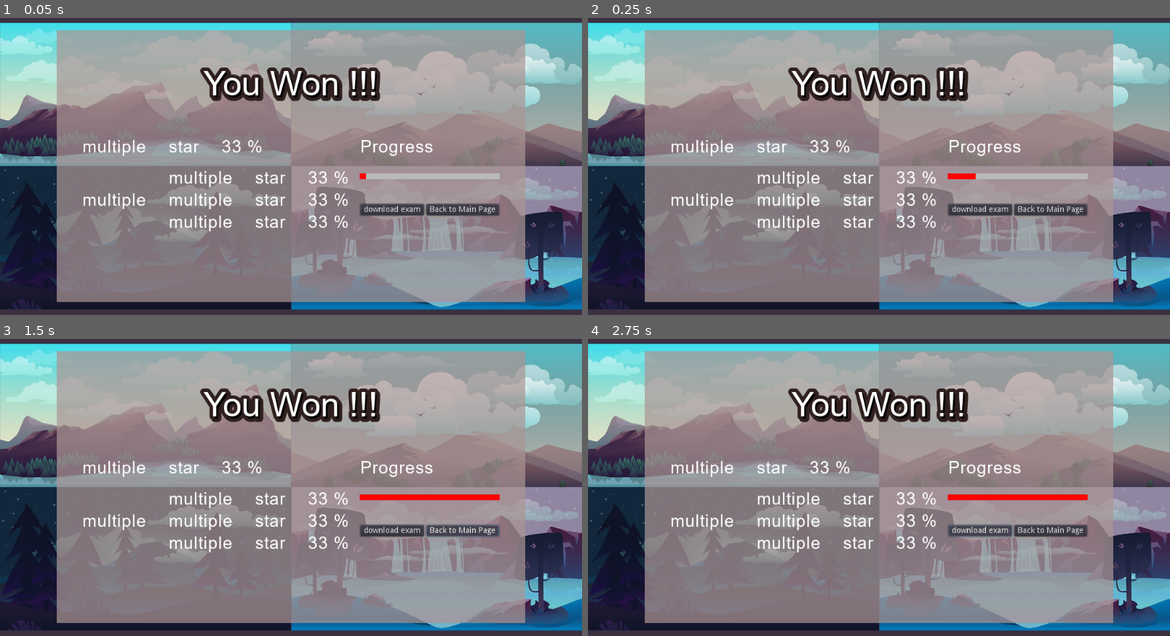
Above: before the commit, frames 1-4 (two rows, left to right).
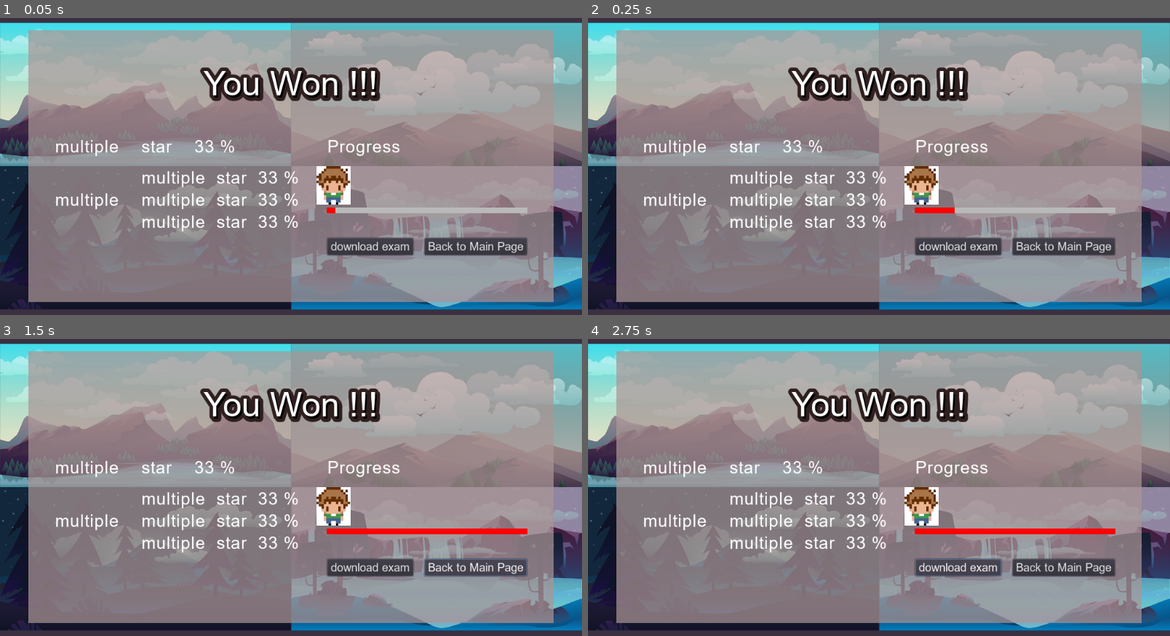
Above: after the commit, the same moments.

Repository: lawrence0510/Grduation_Repository
Game: Godot game, scene res://Scene/ResultPage.tscn
Two runs of this game, one before a commit and one after it. Both use one fixed random seed, a clock stepped at 60 frames per second and the inputs below. The project has no main scene, so this scene is started directly.
Inputs:
- Up to frame 1 (0.05 s): no input
- Up to frame 2 (0.25 s): no input
- Up to frame 3 (1.5 s): click "Back to Main Page" at 1.25 s
- Up to frame 4 (2.75 s): click "download exam" at 2 s

The runs differ from the first frame. In frame 1, 15% of the frame differs, in the area x 4-96%, y 4-96%; in frame 2, 15%; in frame 3, 15%; in frame 4, 15%.
Error before the commit: Invalid get index 'value' (on base: 'null instance'). (res://Scene/ResultPage.gd:10)

Commit message:
修改資料夾

Diff:
--- a/frontend/kerwin/Scene/ResultPage.gd
+++ b/frontend/kerwin/Scene/ResultPage.gd
@@ -7,4 +7,3 @@
 
 func _on_Timer_timeout():
 	$MarginContainer/VBoxContainer/HBoxContainer/VBoxContainer2/ProgressBar.value += 1
-	$MarginContainer/VBoxContainer/HBoxContainer/VBoxContainer2/TextureProgress.value += 1
--- a/frontend/kerwin/Scene/ResultPage.tscn
+++ b/frontend/kerwin/Scene/ResultPage.tscn
@@ -1,8 +1,10 @@
-[gd_scene load_steps=8 format=2]
+[gd_scene load_steps=12 format=2]
 
 [ext_resource path="res://Pic/Free-Horizontal-2D-Game-Backgrounds-2.jpg" type="Texture" id=1]
 [ext_resource path="res://ARIAL.TTF" type="DynamicFontData" id=2]
+[ext_resource path="res://Pic/pixel-image-game-avatar-character-for-assets-vector-38164722.jpg" type="Texture" id=3]
 [ext_resource path="res://Scene/ResultPage.gd" type="Script" id=4]
+[ext_resource path="res://Scene/UserProgress.gd" type="Script" id=5]
 
 [sub_resource type="DynamicFont" id=1]
 size = 60
@@ -22,6 +24,14 @@
 [sub_resource type="StyleBoxLine" id=4]
 color = Color( 0.72549, 0.72549, 0.72549, 1 )
 thickness = 10
+
+[sub_resource type="DynamicFont" id=5]
+size = 20
+font_data = ExtResource( 2 )
+
+[sub_resource type="DynamicFont" id=6]
+size = 20
+font_data = ExtResource( 2 )
 
 [node name="Result_page" type="Control"]
 anchor_right = 1.0
@@ -37,31 +47,31 @@
 [node name="MarginContainer" type="MarginContainer" parent="."]
 anchor_right = 1.0
 anchor_bottom = 1.0
-custom_constants/margin_right = 100
+custom_constants/margin_right = 50
 custom_constants/margin_top = 60
-custom_constants/margin_left = 100
+custom_constants/margin_left = 50
 custom_constants/margin_bottom = 60
 
 [node name="ColorRect" type="ColorRect" parent="MarginContainer"]
-margin_left = 100.0
+margin_left = 50.0
+margin_top = 60.0
+margin_right = 974.0
+margin_bottom = 540.0
+color = Color( 0.666667, 0.584314, 0.584314, 0.717647 )
+
+[node name="VBoxContainer" type="VBoxContainer" parent="MarginContainer"]
+margin_left = 50.0
+margin_top = 60.0
+margin_right = 974.0
+margin_bottom = 540.0
+custom_constants/separation = 60
+
+[node name="Seperator" type="Control" parent="MarginContainer/VBoxContainer"]
+margin_right = 924.0
+
+[node name="Label" type="Label" parent="MarginContainer/VBoxContainer"]
 margin_top = 60.0
 margin_right = 924.0
-margin_bottom = 540.0
-color = Color( 0.666667, 0.584314, 0.584314, 0.717647 )
-
-[node name="VBoxContainer" type="VBoxContainer" parent="MarginContainer"]
-margin_left = 100.0
-margin_top = 60.0
-margin_right = 924.0
-margin_bottom = 540.0
-custom_constants/separation = 60
-
-[node name="Seperator" type="Control" parent="MarginContainer/VBoxContainer"]
-margin_right = 824.0
-
-[node name="Label" type="Label" parent="MarginContainer/VBoxContainer"]
-margin_top = 60.0
-margin_right = 824.0
 margin_bottom = 128.0
 custom_colors/font_color_shadow = Color( 0, 0, 0, 1 )
 custom_constants/shadow_offset_x = 3
@@ -73,19 +83,19 @@
 
 [node name="HBoxContainer" type="HBoxContainer" parent="MarginContainer/VBoxContainer"]
 margin_top = 188.0
-margin_right = 824.0
-margin_bottom = 356.0
-custom_constants/separation = 20
+margin_right = 924.0
+margin_bottom = 397.0
+custom_constants/separation = 50
 alignment = 1
 
 [node name="VBoxContainer" type="VBoxContainer" parent="MarginContainer/VBoxContainer/HBoxContainer"]
-margin_left = 45.0
-margin_right = 514.0
-margin_bottom = 168.0
+margin_left = 47.0
+margin_right = 476.0
+margin_bottom = 209.0
 custom_constants/separation = 20
 
 [node name="HBoxContainer" type="HBoxContainer" parent="MarginContainer/VBoxContainer/HBoxContainer/VBoxContainer"]
-margin_right = 469.0
+margin_right = 429.0
 margin_bottom = 35.0
 custom_constants/separation = 40
 
@@ -111,7 +121,7 @@
 
 [node name="HBoxContainer2" type="HBoxContainer" parent="MarginContainer/VBoxContainer/HBoxContainer/VBoxContainer"]
 margin_top = 55.0
-margin_right = 469.0
+margin_right = 429.0
 margin_bottom = 168.0
 grow_horizontal = 0
 custom_constants/separation = 40
@@ -125,13 +135,13 @@
 
 [node name="VBoxContainer" type="VBoxContainer" parent="MarginContainer/VBoxContainer/HBoxContainer/VBoxContainer/HBoxContainer2"]
 margin_left = 152.0
-margin_right = 469.0
+margin_right = 429.0
 margin_bottom = 113.0
 
 [node name="HBoxContainer3" type="HBoxContainer" parent="MarginContainer/VBoxContainer/HBoxContainer/VBoxContainer/HBoxContainer2/VBoxContainer"]
-margin_right = 317.0
-margin_bottom = 35.0
-custom_constants/separation = 40
+margin_right = 277.0
+margin_bottom = 35.0
+custom_constants/separation = 20
 
 [node name="Label" type="Label" parent="MarginContainer/VBoxContainer/HBoxContainer/VBoxContainer/HBoxContainer2/VBoxContainer/HBoxContainer3"]
 margin_right = 112.0
@@ -140,24 +150,24 @@
 text = "multiple"
 
 [node name="Label2" type="Label" parent="MarginContainer/VBoxContainer/HBoxContainer/VBoxContainer/HBoxContainer2/VBoxContainer/HBoxContainer3"]
-margin_left = 152.0
-margin_right = 205.0
+margin_left = 132.0
+margin_right = 185.0
 margin_bottom = 35.0
 custom_fonts/font = SubResource( 2 )
 text = "star"
 
 [node name="Label3" type="Label" parent="MarginContainer/VBoxContainer/HBoxContainer/VBoxContainer/HBoxContainer2/VBoxContainer/HBoxContainer3"]
-margin_left = 245.0
-margin_right = 317.0
+margin_left = 205.0
+margin_right = 277.0
 margin_bottom = 35.0
 custom_fonts/font = SubResource( 2 )
 text = "33 %"
 
 [node name="HBoxContainer" type="HBoxContainer" parent="MarginContainer/VBoxContainer/HBoxContainer/VBoxContainer/HBoxContainer2/VBoxContainer"]
 margin_top = 39.0
-margin_right = 317.0
+margin_right = 277.0
 margin_bottom = 74.0
-custom_constants/separation = 40
+custom_constants/separation = 20
 
 [node name="Label" type="Label" parent="MarginContainer/VBoxContainer/HBoxContainer/VBoxContainer/HBoxContainer2/VBoxContainer/HBoxContainer"]
 margin_right = 112.0
@@ -166,24 +176,24 @@
 text = "multiple"
 
 [node name="Label2" type="Label" parent="MarginContainer/VBoxContainer/HBoxContainer/VBoxContainer/HBoxContainer2/VBoxContainer/HBoxContainer"]
-margin_left = 152.0
-margin_right = 205.0
+margin_left = 132.0
+margin_right = 185.0
 margin_bottom = 35.0
 custom_fonts/font = SubResource( 2 )
 text = "star"
 
 [node name="Label3" type="Label" parent="MarginContainer/VBoxContainer/HBoxContainer/VBoxContainer/HBoxContainer2/VBoxContainer/HBoxContainer"]
-margin_left = 245.0
-margin_right = 317.0
+margin_left = 205.0
+margin_right = 277.0
 margin_bottom = 35.0
 custom_fonts/font = SubResource( 2 )
 text = "33 %"
 
 [node name="HBoxContainer2" type="HBoxContainer" parent="MarginContainer/VBoxContainer/HBoxContainer/VBoxContainer/HBoxContainer2/VBoxContainer"]
 margin_top = 78.0
-margin_right = 317.0
+margin_right = 277.0
 margin_bottom = 113.0
-custom_constants/separation = 40
+custom_constants/separation = 20
 
 [node name="Label" type="Label" parent="MarginContainer/VBoxContainer/HBoxContainer/VBoxContainer/HBoxContainer2/VBoxContainer/HBoxContainer2"]
 margin_right = 112.0
@@ -192,35 +202,45 @@
 text = "multiple"
 
 [node name="Label2" type="Label" parent="MarginContainer/VBoxContainer/HBoxContainer/VBoxContainer/HBoxContainer2/VBoxContainer/HBoxContainer2"]
-margin_left = 152.0
-margin_right = 205.0
+margin_left = 132.0
+margin_right = 185.0
 margin_bottom = 35.0
 custom_fonts/font = SubResource( 2 )
 text = "star"
 
 [node name="Label3" type="Label" parent="MarginContainer/VBoxContainer/HBoxContainer/VBoxContainer/HBoxContainer2/VBoxContainer/HBoxContainer2"]
-margin_left = 245.0
-margin_right = 317.0
+margin_left = 205.0
+margin_right = 277.0
 margin_bottom = 35.0
 custom_fonts/font = SubResource( 2 )
 text = "33 %"
 
 [node name="VBoxContainer2" type="VBoxContainer" parent="MarginContainer/VBoxContainer/HBoxContainer"]
-margin_left = 534.0
-margin_right = 778.0
-margin_bottom = 168.0
+margin_left = 526.0
+margin_right = 877.0
+margin_bottom = 209.0
 custom_constants/separation = 30
 
 [node name="Label" type="Label" parent="MarginContainer/VBoxContainer/HBoxContainer/VBoxContainer2"]
-margin_right = 244.0
+margin_right = 351.0
 margin_bottom = 35.0
 custom_fonts/font = SubResource( 2 )
 text = "Progress"
 
+[node name="Control2" type="Control" parent="MarginContainer/VBoxContainer/HBoxContainer/VBoxContainer2"]
+margin_top = 65.0
+margin_right = 351.0
+margin_bottom = 65.0
+
+[node name="Control" type="Control" parent="MarginContainer/VBoxContainer/HBoxContainer/VBoxContainer2"]
+margin_top = 95.0
+margin_right = 351.0
+margin_bottom = 95.0
+
 [node name="ProgressBar" type="ProgressBar" parent="MarginContainer/VBoxContainer/HBoxContainer/VBoxContainer2"]
-margin_top = 65.0
-margin_right = 244.0
-margin_bottom = 89.0
+margin_top = 125.0
+margin_right = 351.0
+margin_bottom = 149.0
 rect_min_size = Vector2( 0, 10 )
 custom_colors/font_color = Color( 0, 0, 0, 0 )
 custom_styles/fg = SubResource( 3 )
@@ -229,20 +249,32 @@
 step = 0.08
 
 [node name="HBoxContainer" type="HBoxContainer" parent="MarginContainer/VBoxContainer/HBoxContainer/VBoxContainer2"]
-margin_top = 119.0
-margin_right = 244.0
-margin_bottom = 139.0
+margin_top = 179.0
+margin_right = 351.0
+margin_bottom = 209.0
+custom_constants/separation = 20
 
 [node name="Button2" type="Button" parent="MarginContainer/VBoxContainer/HBoxContainer/VBoxContainer2/HBoxContainer"]
-margin_right = 112.0
-margin_bottom = 20.0
+margin_right = 151.0
+margin_bottom = 30.0
+custom_fonts/font = SubResource( 5 )
 text = "download exam"
 
 [node name="Button" type="Button" parent="MarginContainer/VBoxContainer/HBoxContainer/VBoxContainer2/HBoxContainer"]
-margin_left = 116.0
-margin_right = 244.0
-margin_bottom = 20.0
+margin_left = 171.0
+margin_right = 351.0
+margin_bottom = 30.0
+custom_fonts/font = SubResource( 6 )
 text = "Back to Main Page"
+
+[node name="KinematicBody2D" type="KinematicBody2D" parent="MarginContainer/VBoxContainer/HBoxContainer/VBoxContainer2"]
+position = Vector2( 1, 120 )
+script = ExtResource( 5 )
+
+[node name="Sprite" type="Sprite" parent="MarginContainer/VBoxContainer/HBoxContainer/VBoxContainer2/KinematicBody2D"]
+position = Vector2( 9.99998, -33.9271 )
+scale = Vector2( 0.198675, 0.198675 )
+texture = ExtResource( 3 )
 
 [node name="Timer" type="Timer" parent="."]
 wait_time = 0.01
--- /dev/null
+++ b/frontend/kerwin/Scene/UserProgress.gd
@@ -0,0 +1 @@
+extends KinematicBody2D
